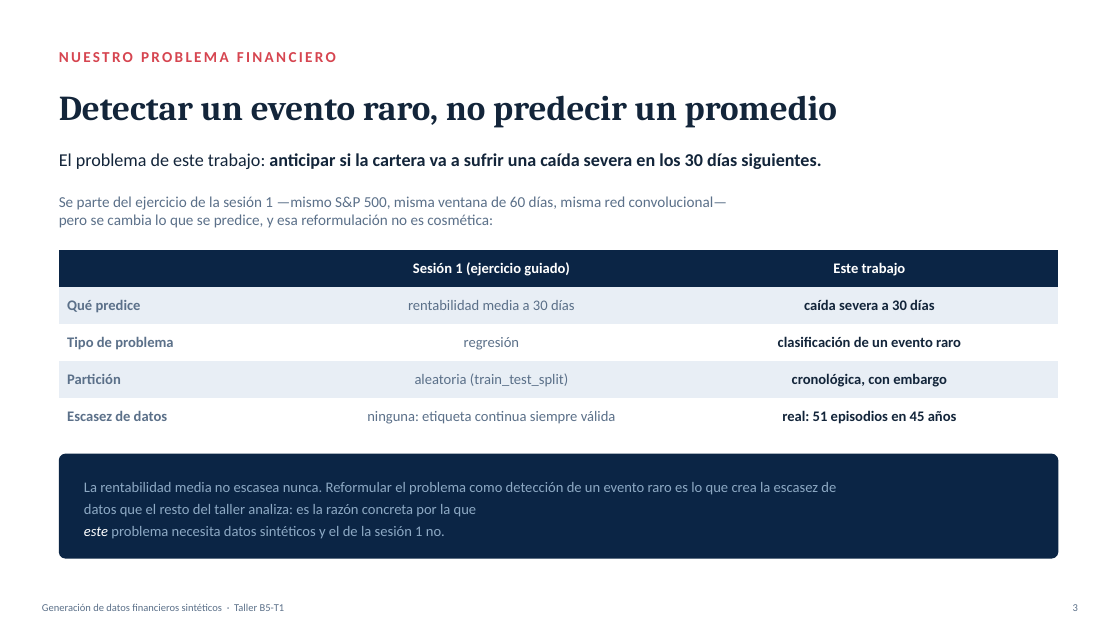
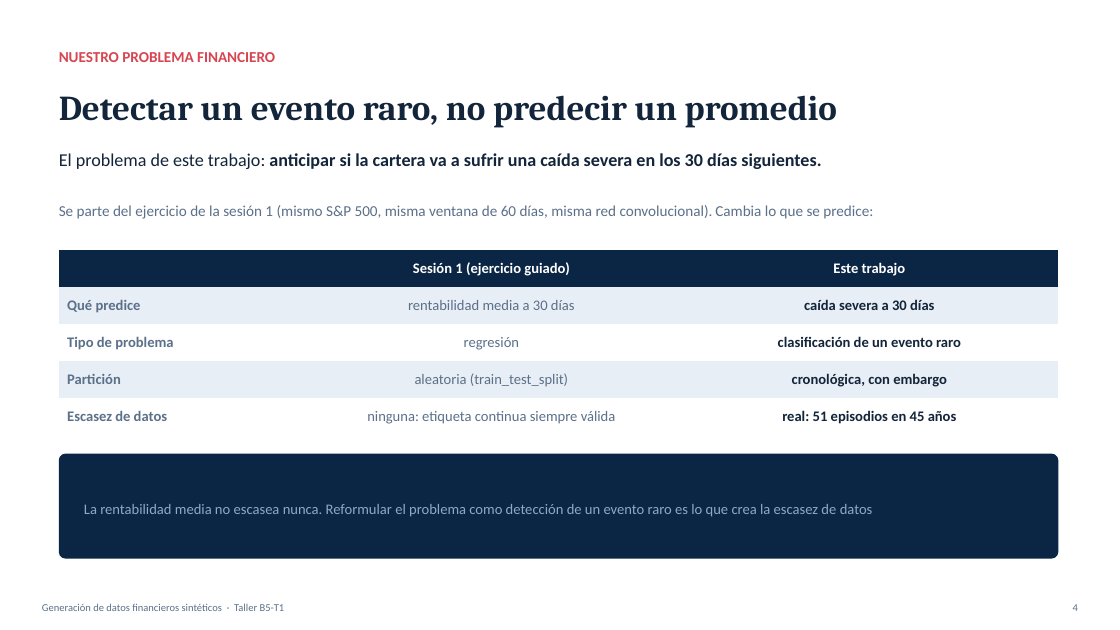
Before and after one commit to raulrodriguezlr/B5-T1, a slide deck: slide 4 of B5-T1_presentacion.pptx (slide 3 before the commit). Drawn at 1120x630 pixels with LibreOffice and Linux fonts; fonts in the diff are those of the drawing. Boxes give left, top, right and bottom in pixels: in the first picture for what was removed or moved away, otherwise in the second. Text is boxed around its words. In the diff, an @@ line names an element or a change of style, - is before the commit and + after.

```diff
--- a/B5-T1_presentacion.pptx
+++ b/B5-T1_presentacion.pptx
@@ text "NUESTRO PROBLEMA FINANCIERO" at <box>59,52,275,62</box>: letter spacing 2 to 0 pt @@
@@ text at <box>59,205,873,219</box>: text changed @@
-Se parte del ejercicio de la sesión 1 —mismo S&P 500, misma ventana de 60 días, misma red convolucional—
-pero se cambia lo que se predice, y esa reformulación no es cosmética:
+Se parte del ejercicio de la sesión 1 (mismo S&P 500, misma ventana de 60 días, misma red convolucional). Cambia lo que se predice:
@@ table: place and size @@
-table at <box>59,250,1059,435</box>
+table at <box>59,250,1059,526</box>
@@ text at <box>84,504,873,517</box>: text changed @@
-La rentabilidad media no escasea nunca. Reformular el problema como detección de un evento raro es lo que crea la escasez de
-datos que el resto del taller analiza: es la razón concreta por la que
-este problema necesita datos sintéticos y el de la sesión 1 no.
+La rentabilidad media no escasea nunca. Reformular el problema como detección de un evento raro es lo que crea la escasez de datos
@@ text at <box>1073,604,1078,611</box>: text changed @@
-3
+4
```
Also in this commit, not shown: 12 other slides changed, 1 slide added, 2 other files.
